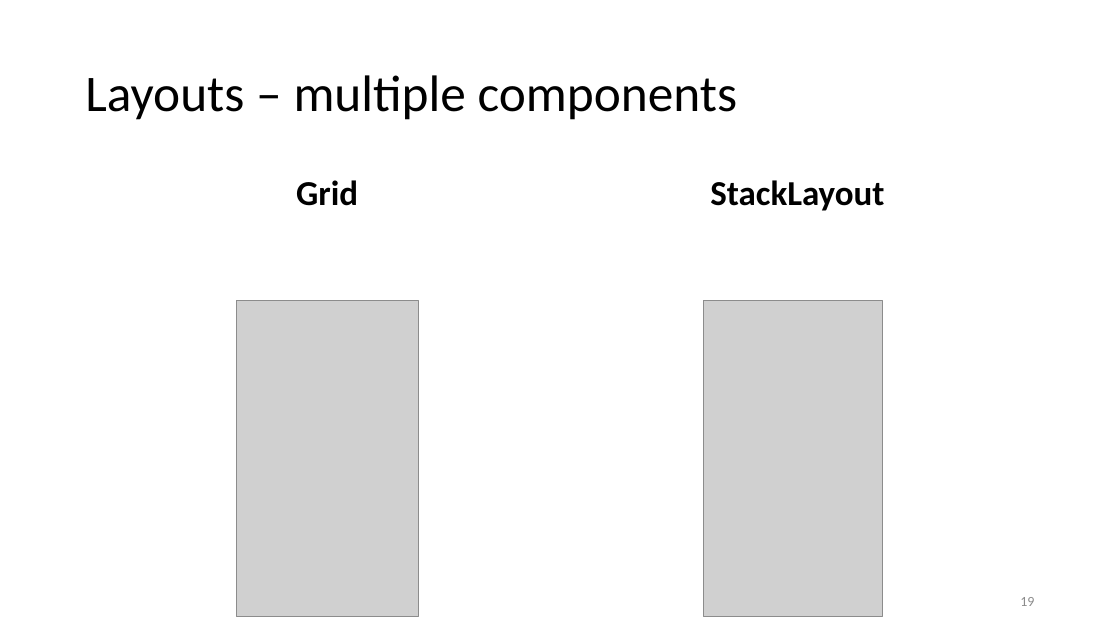
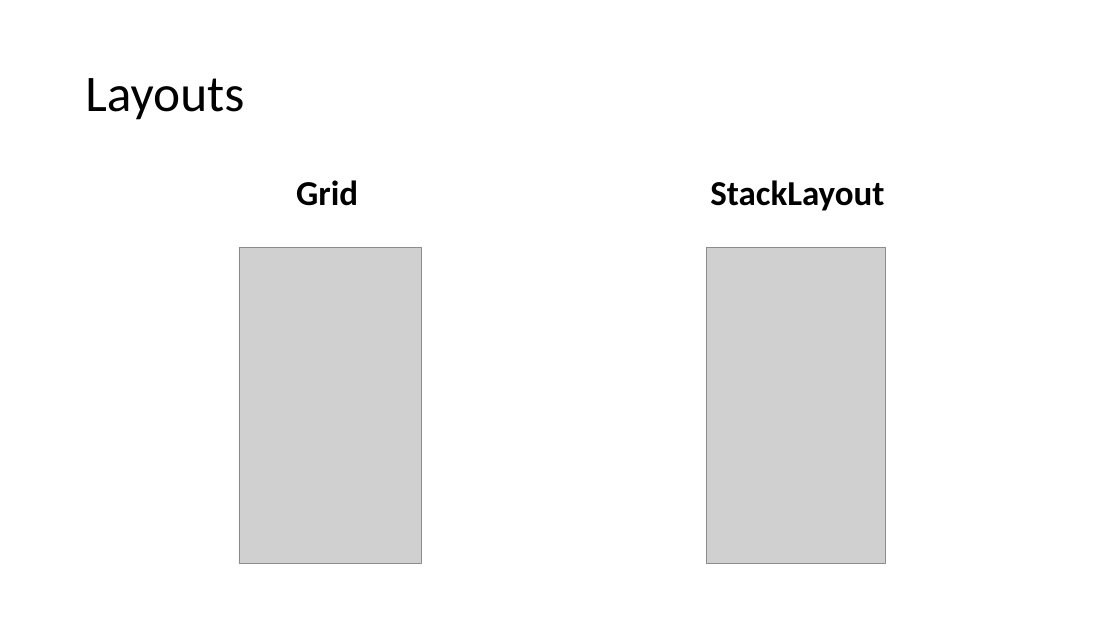
Before and after one commit to jasho/pv239-maui, a slide deck: slide 16 of Lecture/PV239-NET-MAUI.pptx (slide 19 before the commit). Drawn at 1120x630 pixels with LibreOffice and Linux fonts; fonts in the diff are those of the drawing; grey boxes stand for pictures. Boxes give left, top, right and bottom in pixels: in the first picture for what was removed or moved away, otherwise in the second. Text is boxed around its words. In the diff, an @@ line names an element or a change of style, - is before the commit and + after.

```diff
--- a/Lecture/PV239-NET-MAUI.pptx
+++ b/Lecture/PV239-NET-MAUI.pptx
@@ title at (x1=85, y1=78, x2=244, y2=120): text changed @@
-Layouts – multiple components
+Layouts
@@ picture moved from (x1=236, y1=301, x2=418, y2=617) to (x1=239, y1=248, x2=421, y2=564) @@
@@ picture moved from (x1=703, y1=301, x2=882, y2=617) to (x1=707, y1=248, x2=886, y2=564) @@
@@ page number removed at (x1=1020, y1=597, x2=1034, y2=606) @@
-19
```
Also in this commit, not shown: 11 other slides changed, 1 slide added, 8 slides removed.
